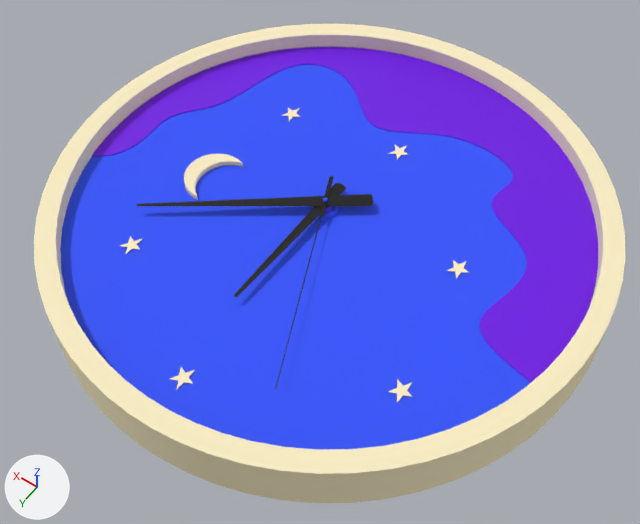
The glTF model public/models/clocks/Clock.glb, before and after one commit.
The view is the same before and after, from a 50 mm camera at (-29.6, 42.3, 61.9) aimed at (-1.6, 3.1, 0.3). Arrows for +X, +Y and +Z are at lower left; the lights stay in place. Where no turn or scale is listed for an object, it has been applied to the vertices.

Objects in the first picture: 'Hours', 'Minutes', 'Seconds', 'WallClock_3d_model'.
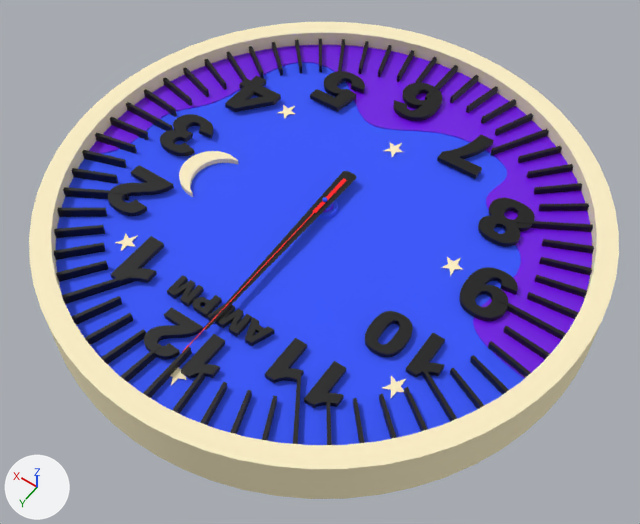
Commit message: clock model

Edits to the scene script, one JSON object a line:
```json
{"op": "set", "path": "mat_material_001.base_color", "old": "(0.0, 0.0, 0.0)", "new": "(1.0, 0.0, 0.00521)", "note": "black #000000 -> red #ff0010"}
{"op": "add", "block": "mat_bottom_3_3_6", "code": ["mat_bottom_3_3_6 = principled_material('bottom_3_3_6')", "mat_bottom_3_3_6.base_color = (1.0, 0.962, 0.852)  # white #fffbee", "mat_bottom_3_3_6.roughness = 0.967"]}
{"op": "add", "block": "mat_clock1", "code": ["mat_clock1 = principled_material('Clock1')", "mat_clock1.base_color = (0.0, 0.0, 0.0)  # black #000000", "mat_clock1.roughness = 0.553"]}
{"block": "me_wallclock_3d_model_003", "where": "me_wallclock_3d_model_003.from_pydata(...)  # 14 vertices, 12 faces; spans x -0.6..0.6, y -2.6..12.4, z 4.2..4.3"}
{"op": "remove", "block": "me_wallclock_3d_model_003", "code": "me_wallclock_3d_model_003.materials.append(mat_material_002)  # black #000000"}
{"op": "add", "block": "me_wallclock_3d_model_003", "code": "me_wallclock_3d_model_003.materials.append(mat_bottom_3_3_6)  # white #fffbee"}
{"op": "add", "block": "me_mesh_005", "code": ["me_mesh_005 = bpy.data.meshes.new('Mesh.005')", "me_mesh_005.from_pydata(...)  # 6325 vertices, 12362 faces; spans x -24.7..24.1, y -23.9..25.0, z 22.8..23.7", "me_mesh_005.materials.append(mat_clock1)  # black #000000"]}
{"op": "set", "path": "ob_wallclock_3d_model.location", "old": "(-0.07, -0.02, 0.0)", "new": "(0.49, -0.02, 0.0)"}
{"op": "set", "path": "ob_minutes.rotation_euler", "old": "(0.0, 0.0, -0.751)", "new": "(0.0, 0.0, 0.178)", "note": "degrees (0, 0, -43) -> degrees (0, 0, 10)"}
{"op": "set", "path": "ob_seconds.location", "old": "(0.0, 0.0, 0.0)", "new": "(0.03, -0.14, 0.0)"}
{"op": "set", "path": "ob_seconds.rotation_euler", "old": "(0.0, 0.0, 0.166)", "new": "(0.0, 0.0, -0.249)", "note": "degrees (0, 0, 9.5) -> degrees (0, 0, -14)"}
{"op": "add", "block": "ob_words_numbers_001", "code": ["ob_words_numbers_001 = bpy.data.objects.new('Words_Numbers.001', me_mesh_005)", "ob_words_numbers_001.location = (0.14, 0.0, -19.52)"]}
```

What differs and where, as boxes [x1, y1, x2, y2] in the pictures (640 x 524 px):
```json
{"object": "WallClock_3d_model", "change": "moved", "before": [34, 24, 625, 503], "after": [29, 22, 619, 499]}
{"object": "Words_Numbers.001", "change": "added", "after": [54, 39, 594, 445]}
{"object": "Minutes", "change": "recoloured, turned", "before": [137, 194, 373, 206], "after": [203, 171, 357, 330]}
{"object": "Hours", "change": "recoloured", "before": [234, 183, 346, 297], "after": [234, 183, 346, 297]}
{"object": "Seconds", "change": "recoloured, moved, turned", "before": [275, 176, 334, 390], "after": [182, 178, 347, 353]}
```
